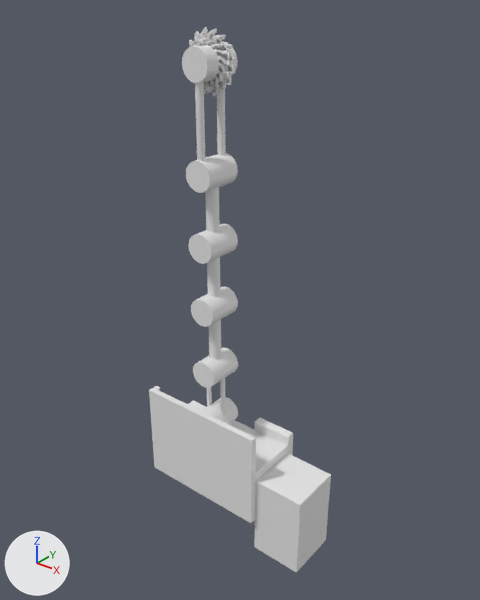
Before and after pictures for a commit that changed the FBX model Assets/SpritesModels/Machines/ThirdUpgrade.fbx.
Before and after are seen from a 50 mm lens placed at (0.973, -1.049, 1.236), pointed at (0.058, 0.096, 0.526). The lights are fixed; the arrows at lower left show +X, +Y and +Z. Where no turn or scale is listed for an object, it has been applied to the vertices.

Objects in the first picture: 'Base.004', 'Skeleton.002', 'knivesOutside.004'.
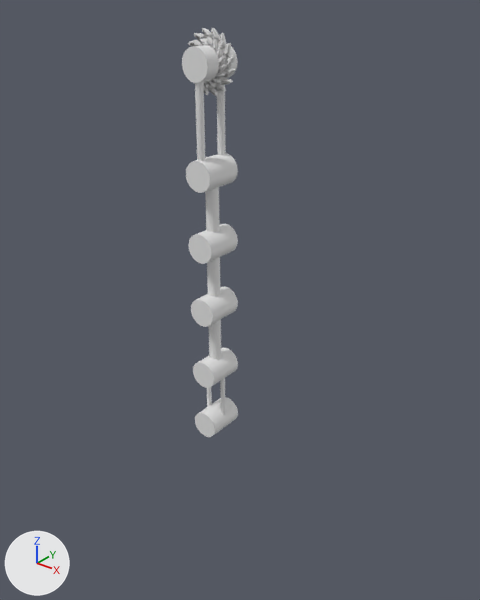
What differs and where, as boxes (x1, y1, x2, y2) in the pictures (480 x 600 px):
'Base.004', deleted
    before: (149, 386, 331, 573)
    faces in mat_yellowbase (white #e7e7e7): (149, 386, 293, 525)
    faces in mat_bluebase (white #e7e7e7): (254, 453, 331, 573)

Edits to the bpy script that builds the scene:
```text
Remove ob_base_004:
    ob_base_004 = bpy.data.objects.new('Base.004', me_cube_018)
    ob_base_004.location = (0.0, 0.0, 0.088)
```
